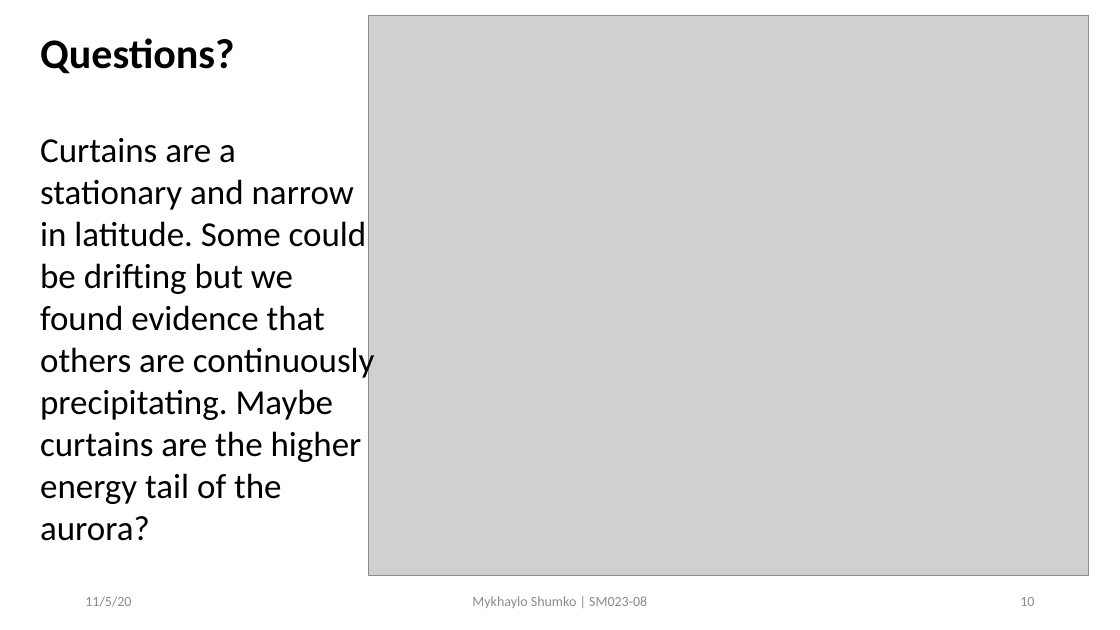
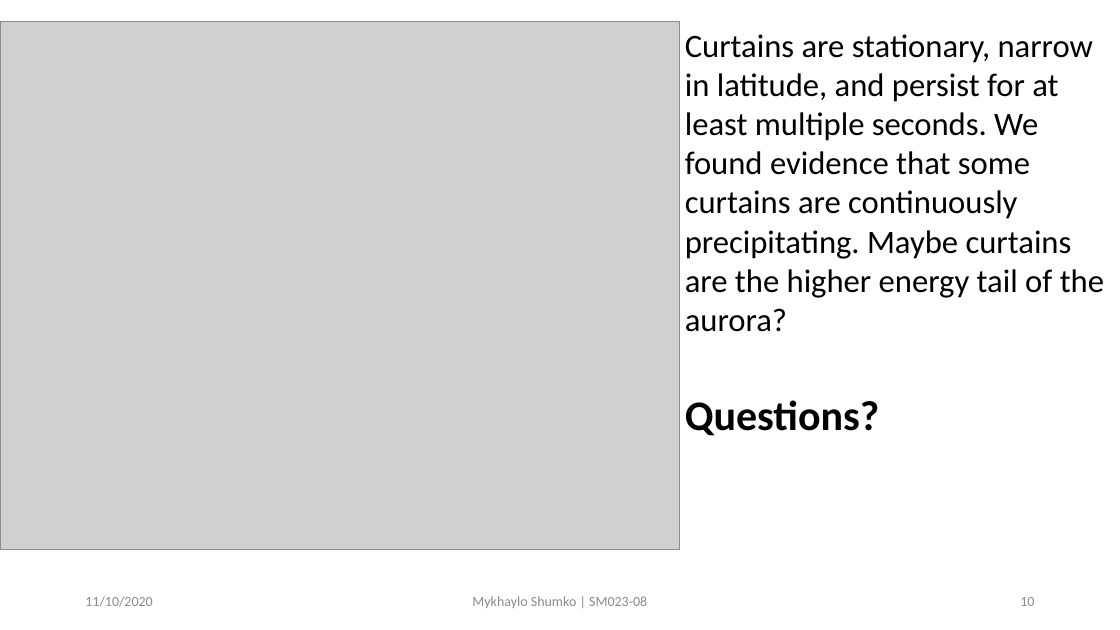
Before and after one commit to mshumko/ac6_curtains, a slide deck: slide 10 of reports/2020_shumko_agu_slides.pptx. Drawn at 1120x630 pixels with LibreOffice and Linux fonts; fonts in the diff are those of the drawing; grey boxes stand for pictures. Boxes give left, top, right and bottom in pixels: in the first picture for what was removed or moved away, otherwise in the second. Text is boxed around its words. In the diff, an @@ line names an element or a change of style, - is before the commit and + after.

Commit message:
Updated the slides: Moved the slide visuals to the

```diff
--- a/reports/2020_shumko_agu_slides.pptx
+++ b/reports/2020_shumko_agu_slides.pptx
@@ picture resized from (x1=368, y1=15, x2=1088, y2=576) to (x1=0, y1=21, x2=680, y2=549) @@
@@ text "Curtains are stationary, narrow in ..." moved from (x1=40, y1=38, x2=375, y2=541) to (x1=685, y1=34, x2=1104, y2=436) @@
@@ text at (x1=685, y1=34, x2=1104, y2=332): paragraph added @@
+Curtains are stationary, narrow in latitude, and persist for at least multiple seconds. We found evidence that some curtains are continuously precipitating. Maybe curtains are the higher energy tail of the aurora?
@@ text at (x1=40, y1=138, x2=375, y2=541): paragraph removed @@
-Curtains are a stationary and narrow in latitude. Some could be drifting but we found evidence that others are continuously precipitating. Maybe curtains are the higher energy tail of the aurora?
@@ text at (x1=85, y1=596, x2=152, y2=607): text changed @@
-11/5/20
+11/10/2020
```
Also in this commit, not shown: 9 other slides changed.
